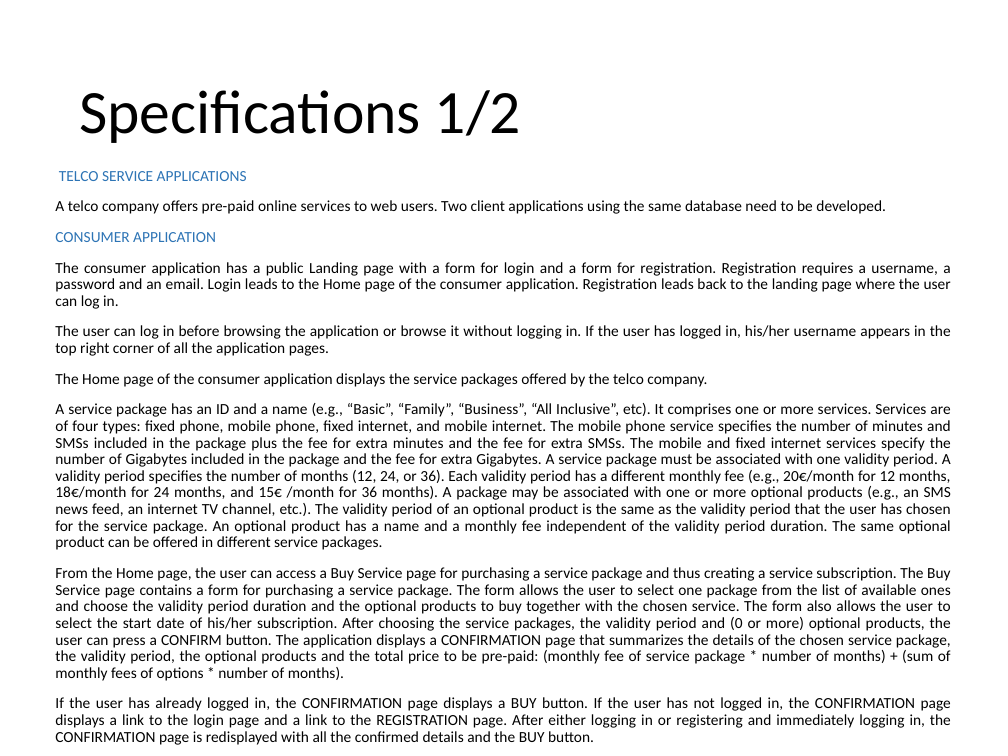
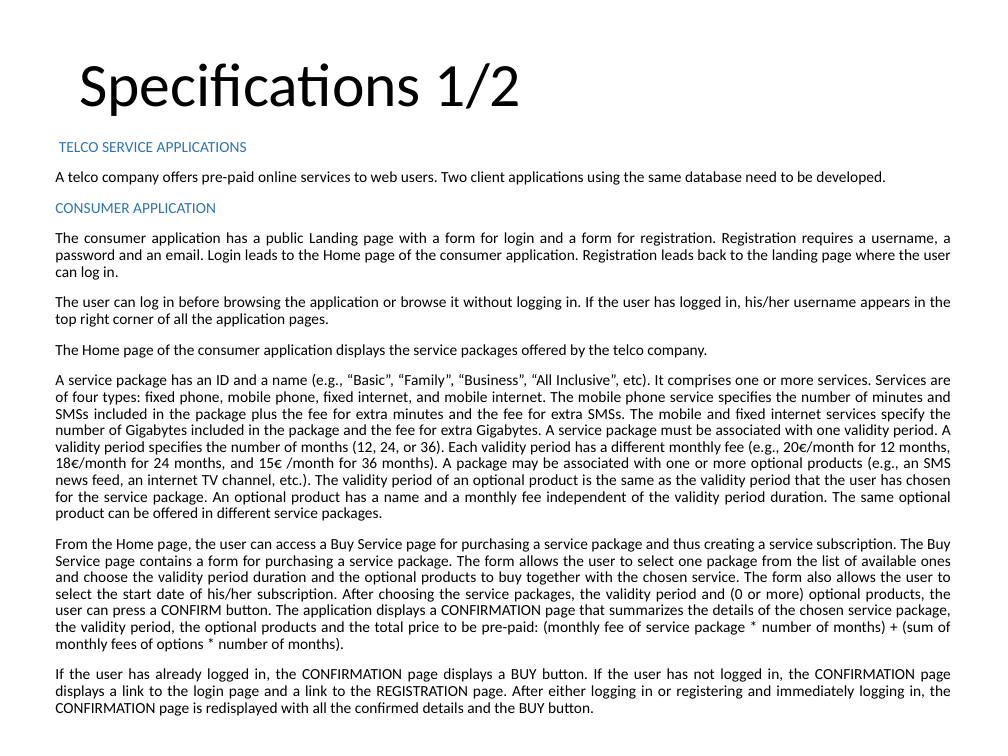
Before and after one commit to CanaliDavide/ProjectBD2-CanaliCordioli, a slide deck: slide 3 of TemplateProjectDocumentation.pptx. Drawn at 1008x756 pixels with LibreOffice and Linux fonts; fonts in the diff are those of the drawing. Boxes give left, top, right and bottom in pixels: in the first picture for what was removed or moved away, otherwise in the second. Text is boxed around its words. In the diff, an @@ line names an element or a change of style, - is before the commit and + after.

```diff
--- a/TemplateProjectDocumentation.pptx
+++ b/TemplateProjectDocumentation.pptx
@@ title "Specifications 1/2": place and size @@
-title "Specifications 1/2" at (79, 90, 521, 143)
+title "Specifications 1/2" at (79, 63, 521, 116)
@@ text "TELCO SERVICE APPLICATIONS": place and size @@
-text "TELCO SERVICE APPLICATIONS" at (55, 171, 951, 745)
+text "TELCO SERVICE APPLICATIONS" at (55, 142, 951, 716)
```
Also in this commit, not shown: 3 other slides changed, 11 slides added, 1 slide removed.
